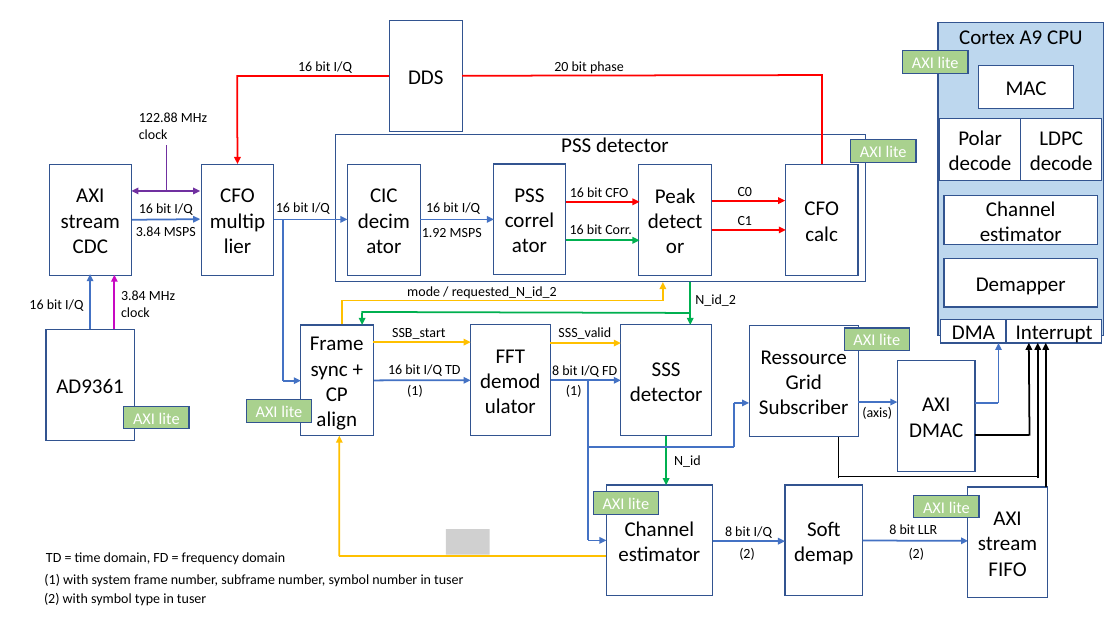
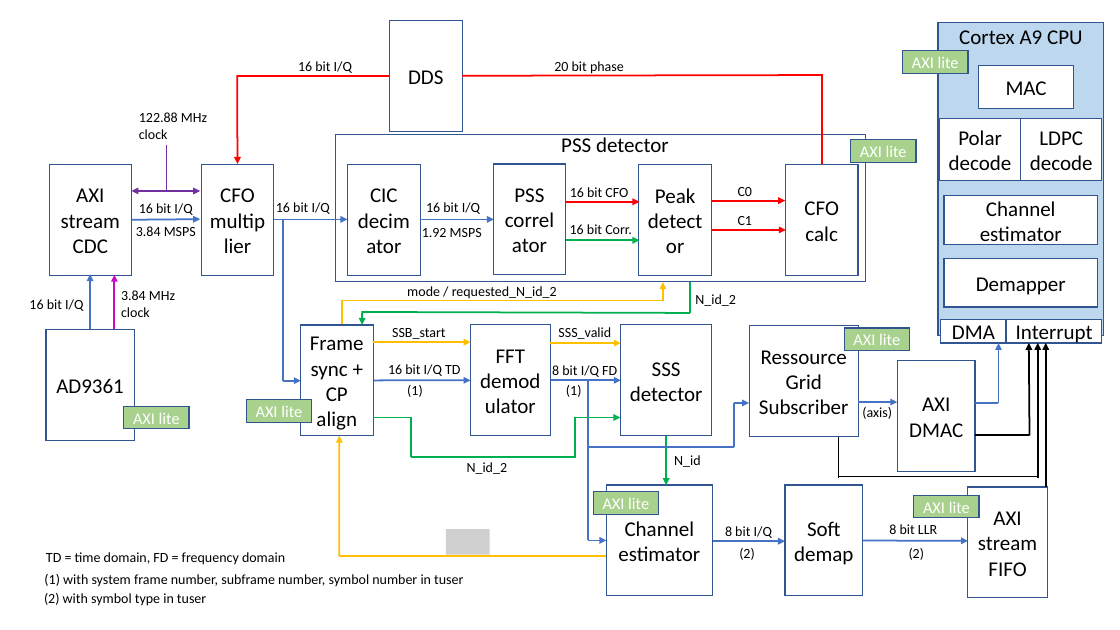
Before and after one commit to catkira/open5G_phy, a slide deck: slide 1 of doc/overview.pptx. Drawn at 1120x630 pixels with LibreOffice and Linux fonts; fonts in the diff are those of the drawing; grey boxes stand for pictures. Boxes give left, top, right and bottom in pixels: in the first picture for what was removed or moved away, otherwise in the second. Text is boxed around its words. In the diff, an @@ line names an element or a change of style, - is before the commit and + after.

```diff
--- a/doc/overview.pptx
+++ b/doc/overview.pptx
@@ arrow moved from (691, 282) - (691, 325) to (691, 282) - (691, 313) @@
@@ arrow (691, 282) - (691, 313): arrow to line @@
@@ line added from (373, 418) to (412, 418), #00B050 1.5 pt @@
@@ line added from (411, 417) to (411, 457), #00B050 1.5 pt @@
@@ arrow added from (574, 418) to (621, 418), #00B050 1.5 pt @@
@@ line added from (575, 418) to (575, 458), #00B050 1.5 pt @@
@@ line added from (411, 457) to (575, 457), #00B050 1.5 pt @@
@@ text added at (467, 462, 508, 474), 12 pt, text #000000 @@
+N_id_2
```
Also in this commit, not shown: 1 other file.
